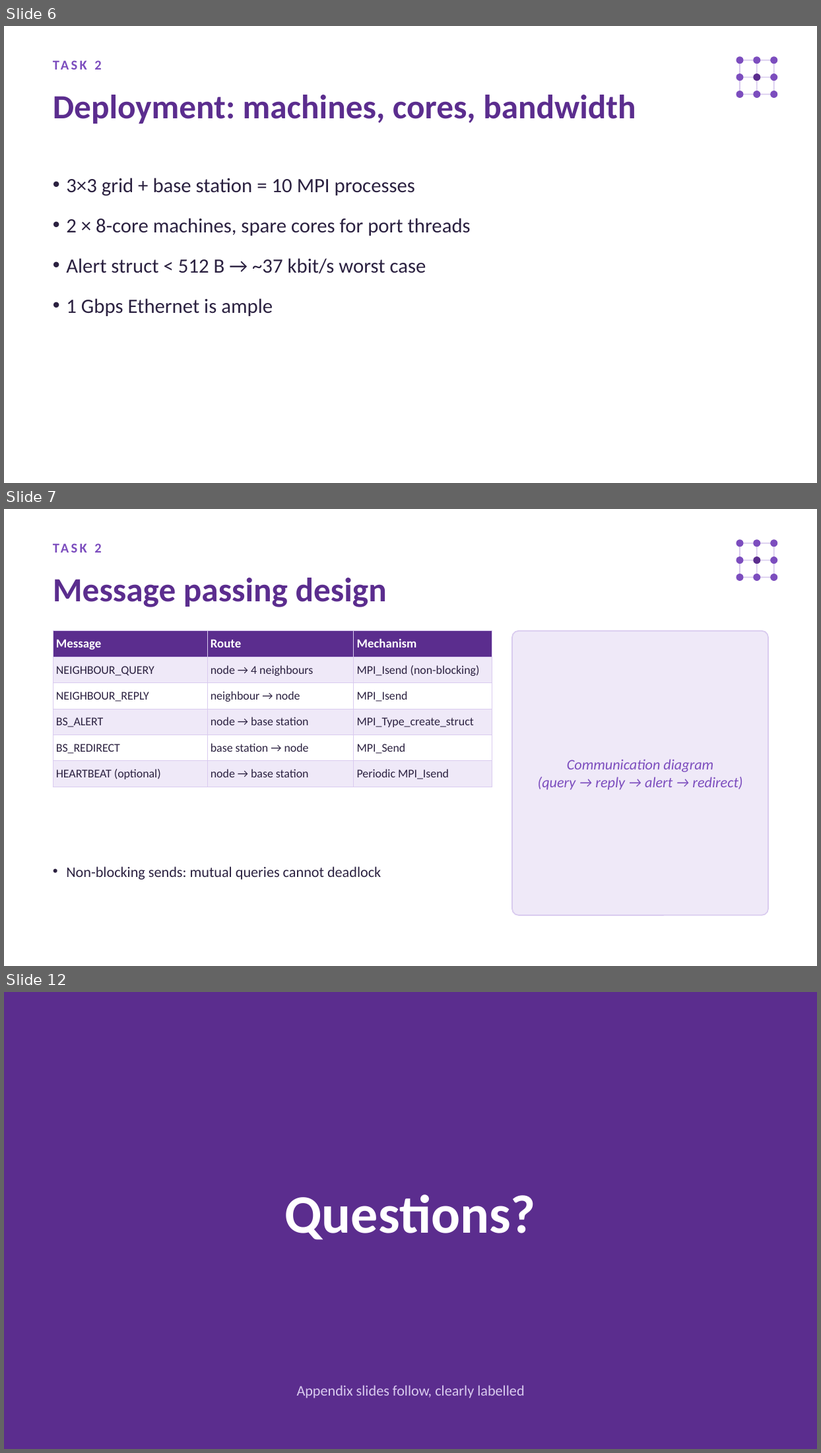
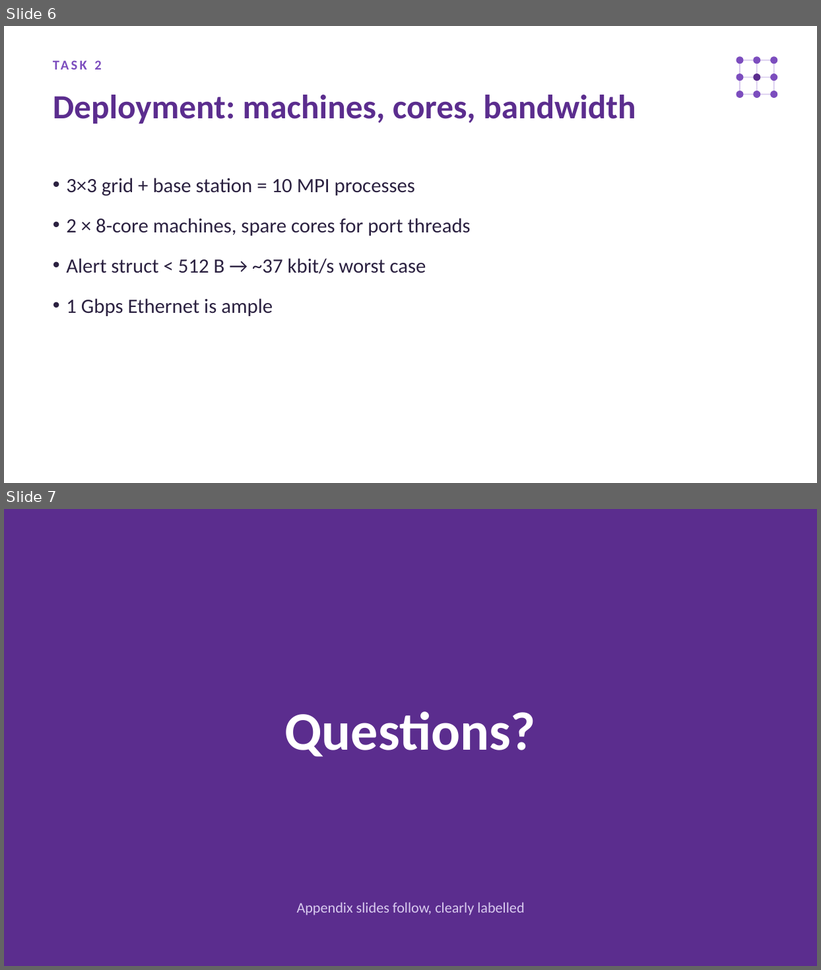
Before and after one commit to Emmapoky/FIT3143, a slide deck: Week6_Applied1/solution/FIT3143_Applied1_Slides.pptx. Shown one above the other, each under a label of ours: slides 6, 7 and 12 before the commit, slides 6 and 7 after it; the slides between them are not shown. The pictures are 821x1453 and 821x970 pixels, drawn with LibreOffice and Linux fonts; fonts in the diff are those of the drawing. Boxes give left, top, right and bottom in pixels: in the first picture for what was removed or moved away, otherwise in the second. Text is boxed around its words. In the diff, an @@ line names an element or a change of style, - is before the commit and + after.

```diff
--- a/Week6_Applied1/solution/FIT3143_Applied1_Slides.pptx
+++ b/Week6_Applied1/solution/FIT3143_Applied1_Slides.pptx
@@ slide 7 removed at bbox=[4, 509, 817, 966], background #FFFFFF @@
@@ text removed at bbox=[94, 543, 101, 553] @@
-TASK 2
@@ ellipse removed at bbox=[737, 540, 744, 547] @@
@@ line removed from (740, 543) to (774, 543) @@
@@ line removed from (740, 543) to (740, 577) @@
@@ ellipse removed at bbox=[753, 540, 760, 547] @@
@@ line removed from (757, 543) to (757, 577) @@
@@ ellipse removed at bbox=[771, 540, 778, 547] @@
@@ line removed from (774, 543) to (774, 577) @@
@@ ellipse removed at bbox=[737, 556, 744, 564] @@
@@ line removed from (740, 560) to (774, 560) @@
@@ ellipse removed at bbox=[753, 556, 760, 564] @@
@@ ellipse removed at bbox=[771, 556, 778, 564] @@
@@ text removed at bbox=[53, 578, 387, 607] @@
-Message passing design
@@ ellipse removed at bbox=[737, 574, 744, 582] @@
@@ line removed from (740, 577) to (774, 577) @@
@@ ellipse removed at bbox=[753, 574, 760, 582] @@
@@ ellipse removed at bbox=[771, 574, 778, 582] @@
@@ table removed at bbox=[53, 631, 492, 782], 6 rows, 3 columns @@
-Message | Route | Mechanism
-NEIGHBOUR_QUERY | node → 4 neighbours | MPI_Isend (non-blocking)
-NEIGHBOUR_REPLY | neighbour → node | MPI_Isend
-BS_ALERT | node → base station | MPI_Type_create_struct
-BS_REDIRECT | base station → node | MPI_Send
-HEARTBEAT (optional) | node → base station | Periodic MPI_Isend
@@ rounded rectangle removed at bbox=[512, 631, 768, 916] @@
@@ text removed at bbox=[538, 759, 743, 790] @@
-Communication diagram
-(query → reply → alert → redirect)
@@ text removed at bbox=[66, 867, 381, 880] @@
-• Non-blocking sends: mutual queries cannot deadlock
@@ what was slide 12 is now slide 7 @@
```
Also in this commit, not shown: 1 slide changed, 4 other slides removed, 7 other files.
